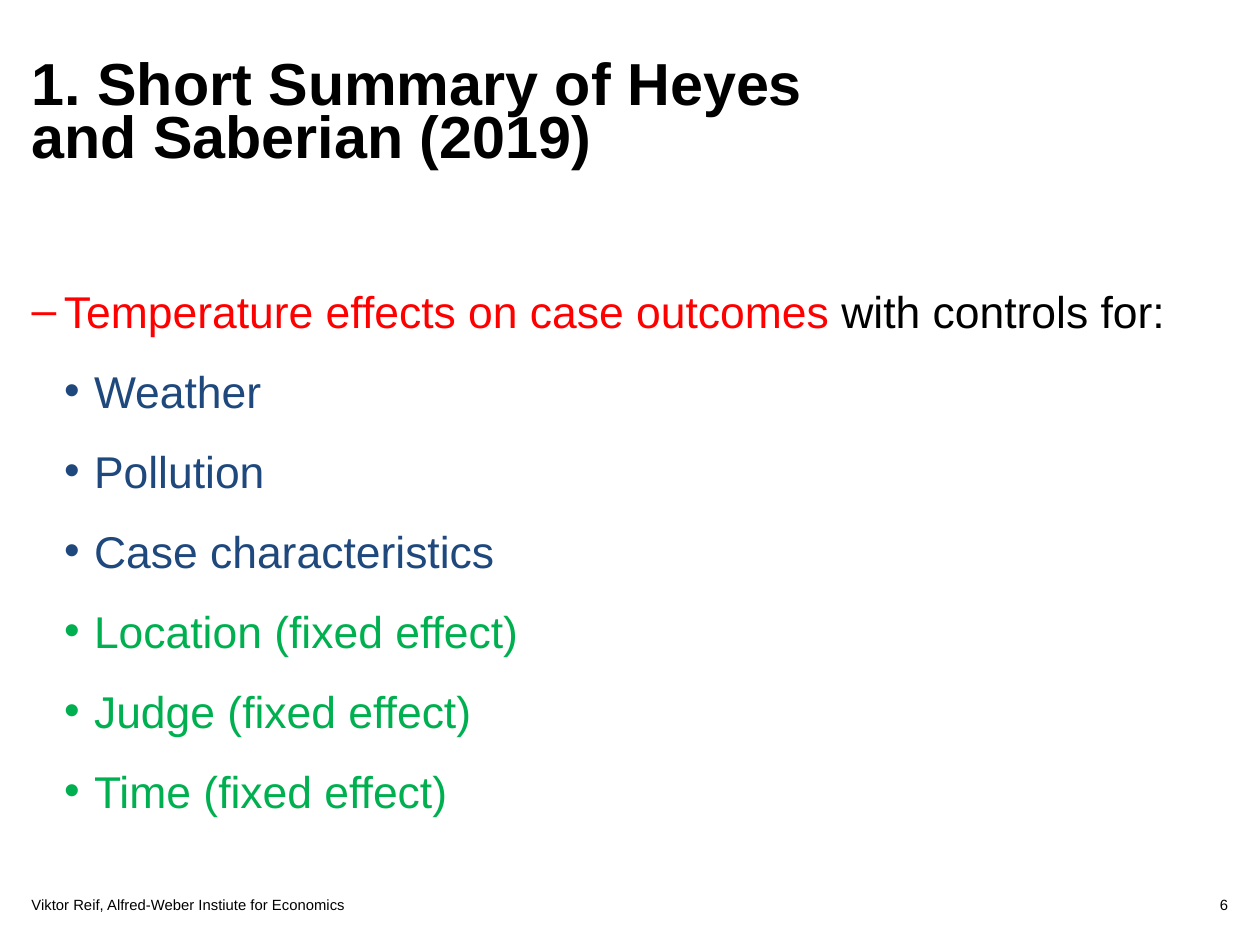
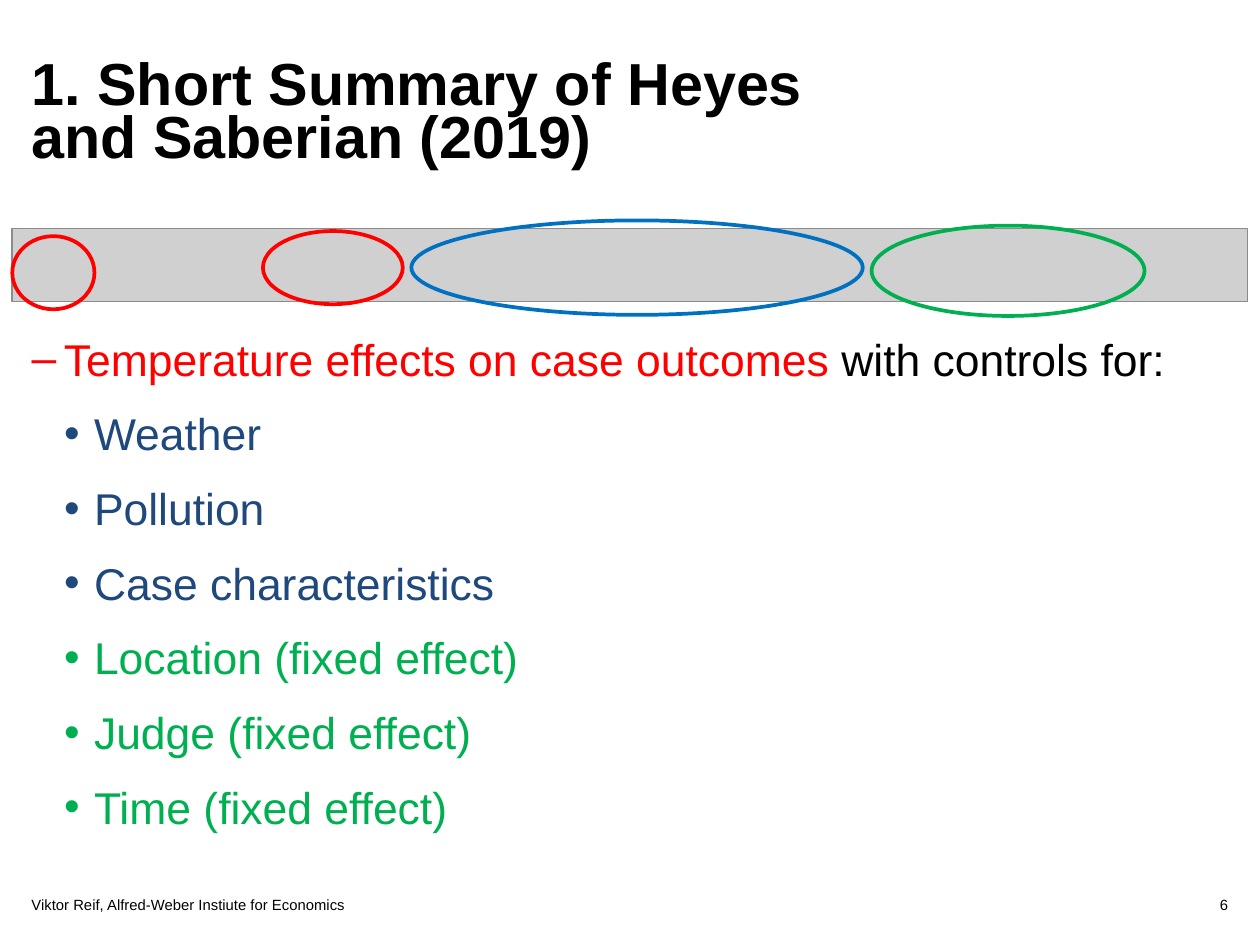
Before and after one commit to Viktorre/AME, a slide deck: slide 6 of presentation/praesi_ame.ppt. Drawn at 1260x945 pixels with LibreOffice and Linux fonts; fonts in the diff are those of the drawing; grey boxes stand for pictures; background and template pictures are left out. Boxes give left, top, right and bottom in pixels: in the first picture for what was removed or moved away, otherwise in the second. Text is boxed around its words. In the diff, an @@ line names an element or a change of style, - is before the commit and + after.

```diff
--- a/presentation/praesi_ame.ppt
+++ b/presentation/praesi_ame.ppt
@@ picture added at [12,228,1248,301] @@
@@ ellipse added at [12,236,95,309], outline #FF0000 2.01 pt @@
@@ ellipse added at [263,231,403,304], outline #FF0000 2.01 pt @@
@@ ellipse added at [412,220,864,315], outline #0070C0 2.01 pt @@
@@ ellipse added at [872,225,1145,316], outline #00B050 2.01 pt @@
@@ text "Temperature effects on case outcomes ..." at [64,343,1165,833]: line spacing 1.5 to 1.4 @@
```
Also in this commit, not shown: 7 other slides changed, 1 slide removed, 8 other files.
